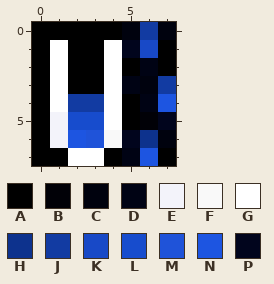
Pixel-art sprite -- icons/raingauge-1.1.png. This is how it looked before the edit.
The file is 8x8 pixels. Colours within 5 levels of each other are drawn and written as one.
Palette (. is transparent): A #000000  B #010107  C #00020e  D #000314  E #f3f3fa  F #f9f9f9  G #ffffff  H #0d328d  J #123ba2  K #1849c7  L #174ccd  M #1f53d9  N #1d55e1  P #01051d
Pixels before, first column x 0:
0 AAAAACJC
1 AGAAGPKA
2 AGAAGADA
3 AGAAGDCJ
4 AGJJGADN
5 AELLGABP
6 AENMFPHC
7 AAGGADNA
New version:
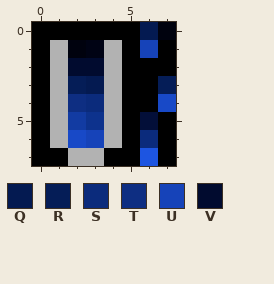
Colours new in this view: Q #041a51  R #051d57  S #0b2b7c  T #0e2e82  U #1643b9  V #010b2f
The exact change:
colour B: #010107 -> #030f39
colour G: #ffffff -> #b2b2b2
Changed rows in their new state; - is a pixel that keeps its letter.
first column x 1:
0 ----AQ-
1 -CD-AU-
2 -VV--A-
3 -RQ-AAR
4 -TS--AK
5 GJH---A
6 GKUGASA
7 ----A--
